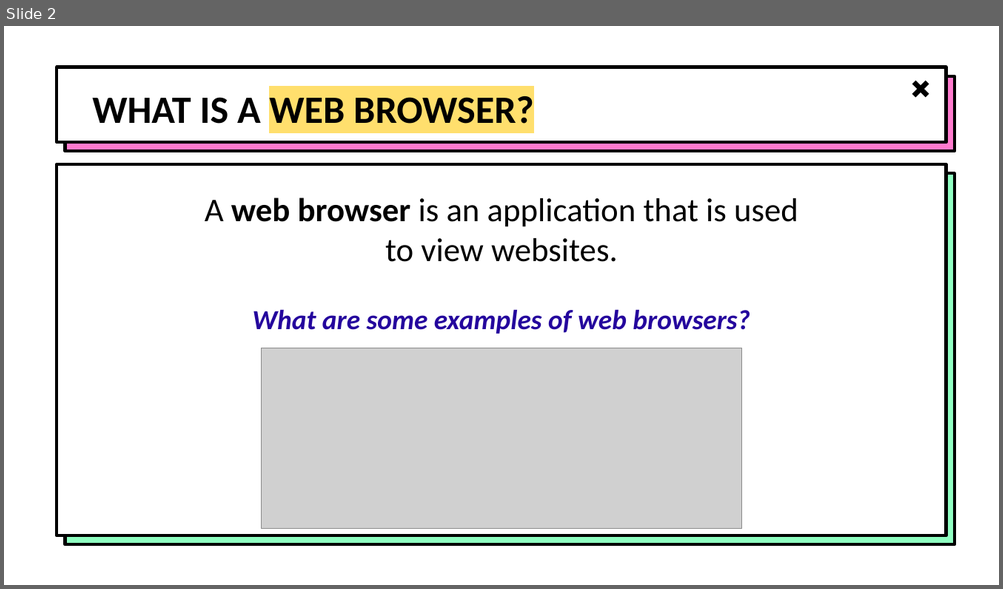
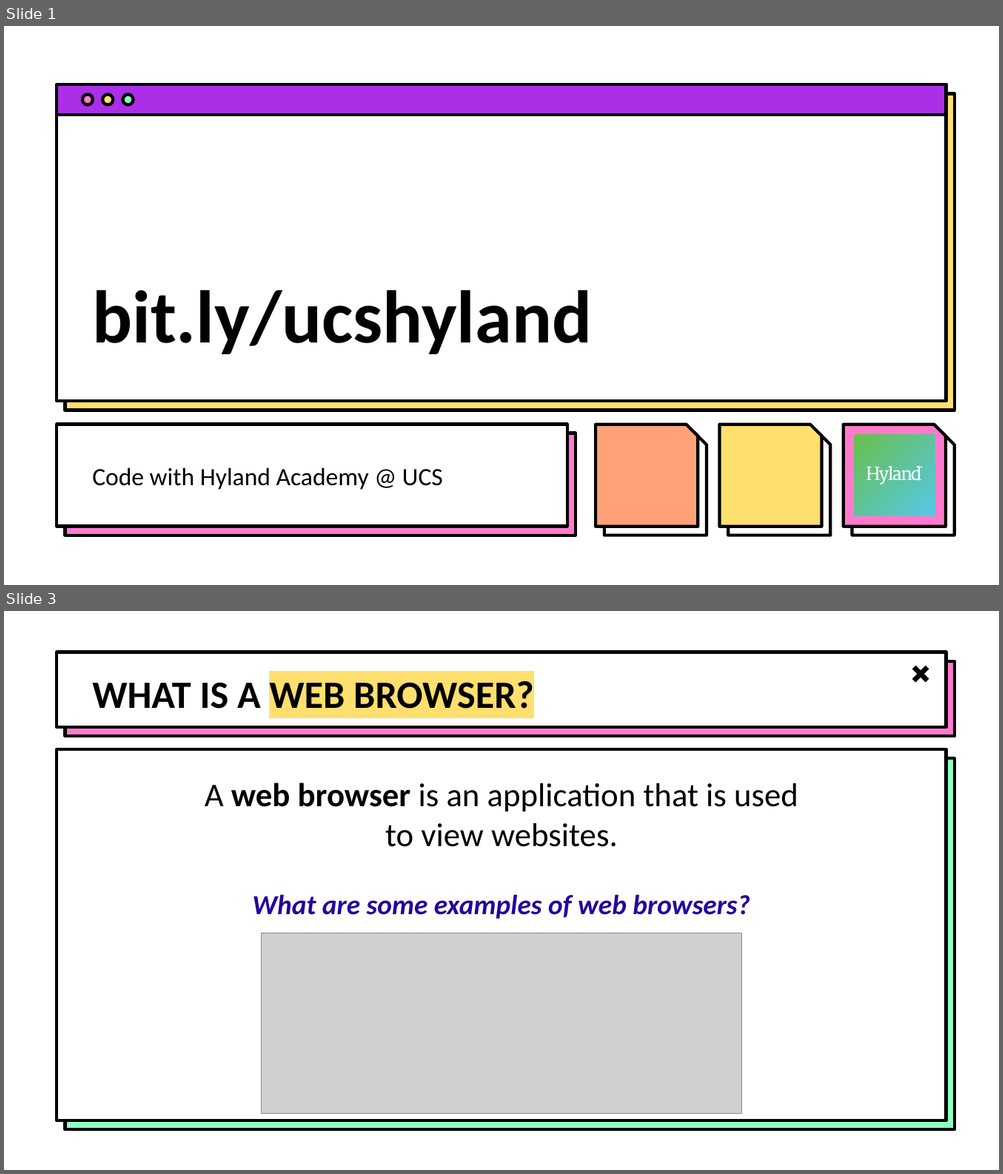
Before and after one commit to hylandtechoutreach/ucs, a slide deck: HtmlIntro/HelloHtml.pptx. Shown one above the other, each under a label of ours: slide 2 before the commit, slides 1 and 3 after it; the slides between them are not shown. The pictures are 1003x589 and 1003x1174 pixels, drawn with LibreOffice and Linux fonts; fonts in the diff are those of the drawing; grey boxes stand for pictures; background and template pictures are left out. Boxes give left, top, right and bottom in pixels: in the first picture for what was removed or moved away, otherwise in the second. Text is boxed around its words. In the diff, an @@ line names an element or a change of style, - is before the commit and + after.

```diff
--- a/HtmlIntro/HelloHtml.pptx
+++ b/HtmlIntro/HelloHtml.pptx
@@ slide 1 added at box(4, 26, 999, 585), background picture (left out) @@
@@ rectangle added at box(57, 84, 946, 401), fill #FFFFFF, outline #000000 2.25 pt @@
@@ rectangle added at box(57, 84, 946, 115), fill #AA2FE6, outline #000000 2.25 pt @@
@@ rectangle added at box(65, 93, 954, 410), fill #FFDF6D, outline #000000 2.25 pt @@
@@ ellipse added at box(82, 95, 94, 106), fill #FF7ACD, outline #000000 2.25 pt @@
@@ ellipse added at box(102, 95, 114, 106), fill #FFDF6D, outline #000000 2.25 pt @@
@@ ellipse added at box(122, 95, 134, 106), fill #8FFFC1, outline #000000 2.25 pt @@
@@ title added at box(92, 290, 592, 355), 54 pt, text #000000, bold @@
+bit.ly/ucshyland
@@ rectangle added at box(57, 425, 567, 527), fill #FFFFFF, outline #000000 2.25 pt @@
@@ snip rect added at box(596, 425, 698, 527), fill #FFA27A, outline #000000 2.25 pt @@
@@ snip rect added at box(719, 425, 822, 527), fill #FFDF6D, outline #000000 2.25 pt @@
@@ snip rect added at box(843, 425, 946, 527), fill #FF7ACD, outline #000000 2.25 pt @@
@@ rectangle added at box(65, 434, 575, 536), fill #FF7ACD, outline #000000 2.25 pt @@
@@ snip rect added at box(603, 434, 706, 536), fill #FFFFFF, outline #000000 2.25 pt @@
@@ snip rect added at box(728, 434, 831, 536), fill #FFFFFF, outline #000000 2.25 pt @@
@@ snip rect added at box(851, 434, 954, 536), fill #FFFFFF, outline #000000 2.25 pt @@
@@ subtitle added at box(92, 468, 443, 490), 18 pt, text #000000 @@
+Code with Hyland Academy @ UCS
@@ group added at box(854, 434, 935, 517): 7 freeform shapes, 1 rectangle @@
@@ what was slide 2 is now slide 3 @@
```
Also in this commit, not shown: 1 slide changed, 7 other files.
